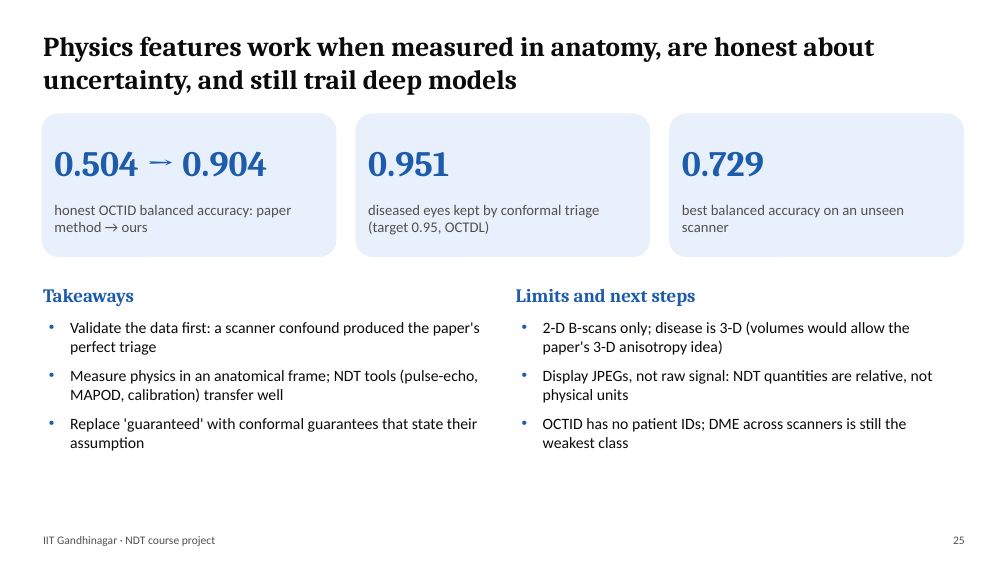
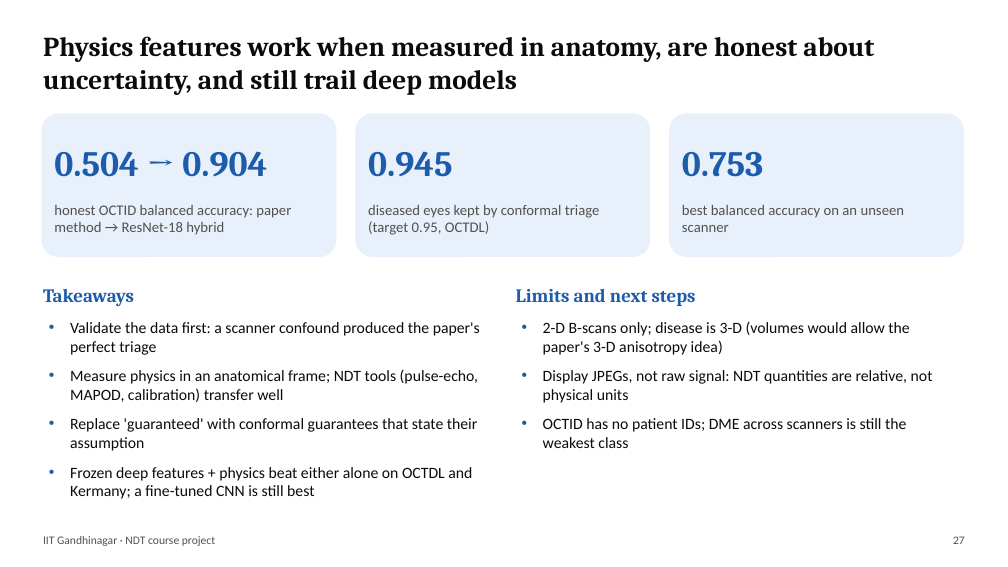
Before and after one commit to Harsh-jain12/retinal-oct-physics-ml, a slide deck: slide 27 of presentation/Retinal_OCT_Physics_ML.pptx (slide 25 before the commit). Drawn at 1008x567 pixels with LibreOffice and Linux fonts; fonts in the diff are those of the drawing. Boxes give left, top, right and bottom in pixels: in the first picture for what was removed or moved away, otherwise in the second. Text is boxed around its words. In the diff, an @@ line names an element or a change of style, - is before the commit and + after.

```diff
--- a/presentation/Retinal_OCT_Physics_ML.pptx
+++ b/presentation/Retinal_OCT_Physics_ML.pptx
@@ text at (368,151,453,177): text changed @@
-0.951
+0.945
@@ text at (682,152,763,177): text changed @@
-0.729
+0.753
@@ text at (54,205,291,234): text changed @@
-honest OCTID balanced accuracy: paper method → ours
+honest OCTID balanced accuracy: paper method → ResNet-18 hybrid
@@ text at (70,467,472,499): paragraph added @@
+• Frozen deep features + physics beat either alone on OCTDL and Kermany; a fine-tuned CNN is still best
@@ text at (953,536,965,544): text changed @@
-25
+27
```
Also in this commit, not shown: 8 other slides changed, 2 slides added, 20 other files.
